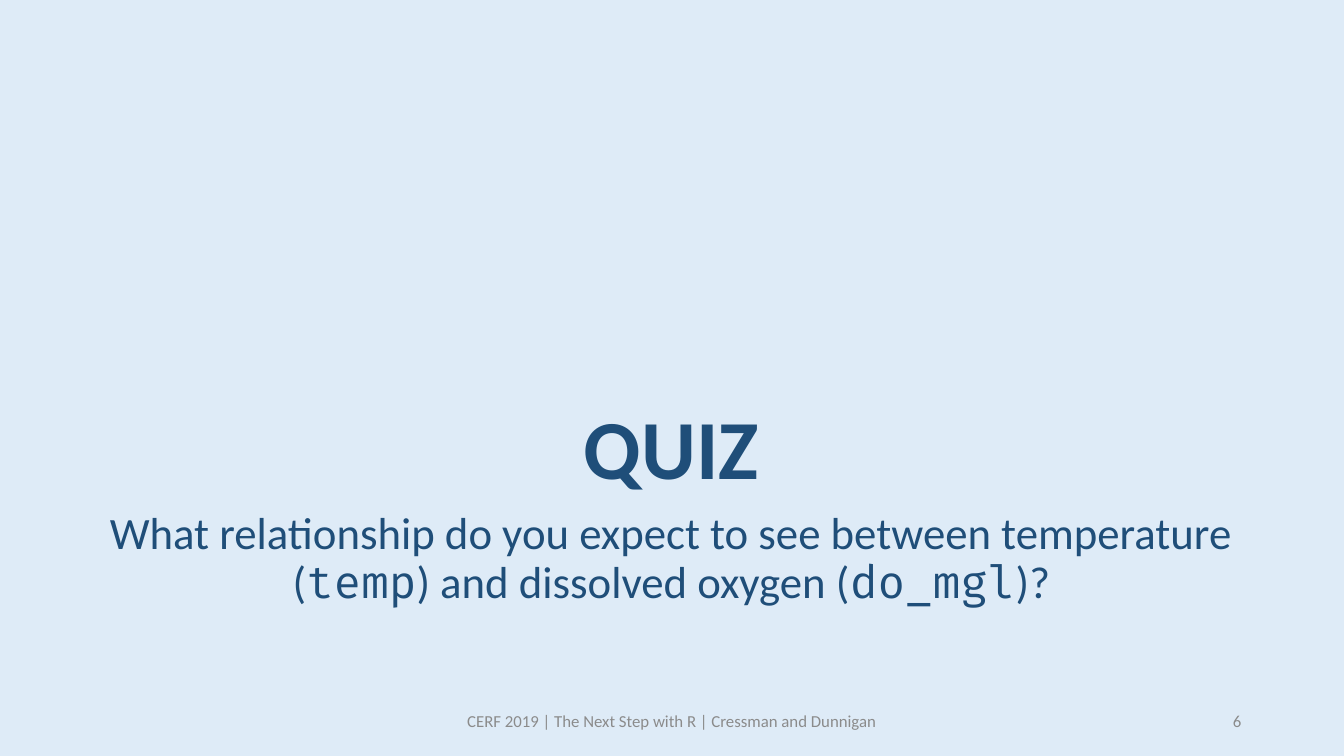
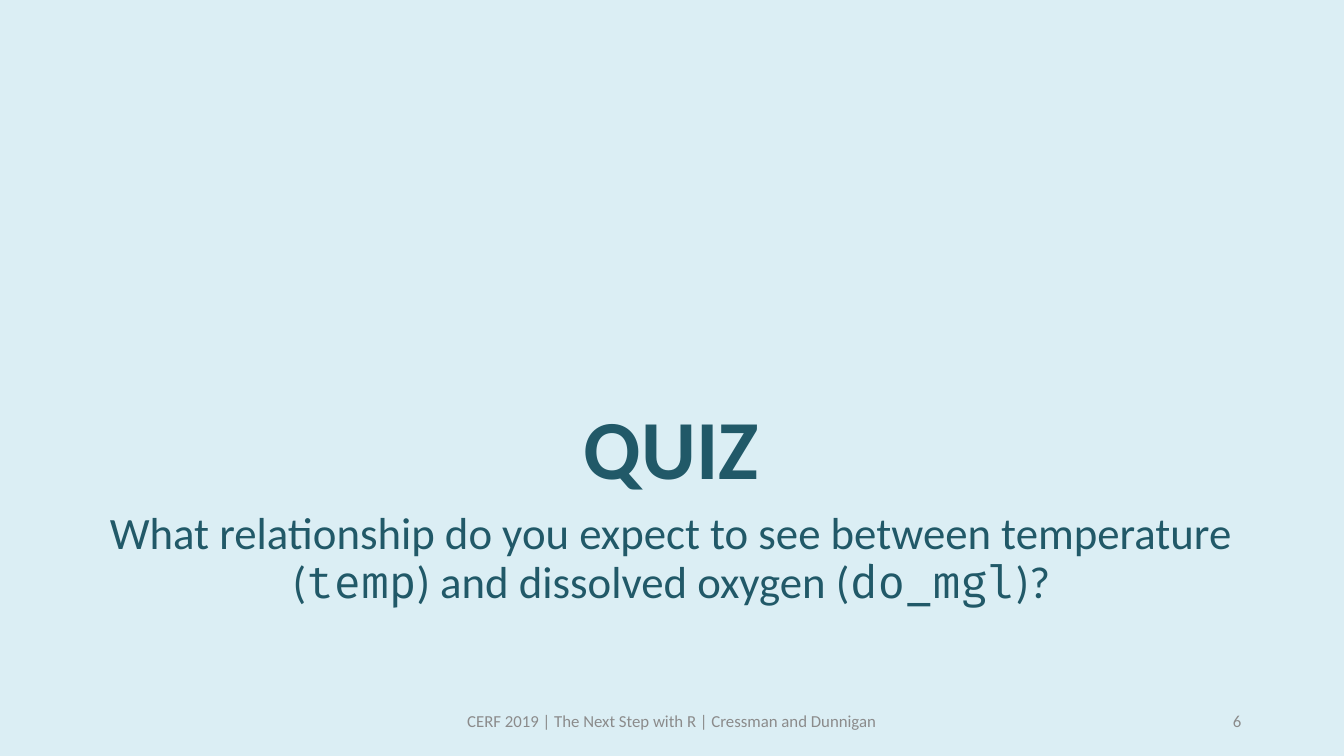
Before and after one commit to swmpkim/2019_CERF, a slide deck: slide 6 of slides/01_Visualize.pptx. Drawn at 1344x756 pixels with LibreOffice and Linux fonts; fonts in the diff are those of the drawing. Boxes give left, top, right and bottom in pixels: in the first picture for what was removed or moved away, otherwise in the second. Text is boxed around its words. In the diff, an @@ line names an element or a change of style, - is before the commit and + after.

```diff
--- a/slides/01_Visualize.pptx
+++ b/slides/01_Visualize.pptx
@@ background #DEEBF7 to #DBEEF4 @@
@@ title "QUIZ" at <box>584,424,759,490</box>: text colour #1F4E79 to #215968 @@
@@ text "What relationship do you expect ..." at <box>110,518,1231,608</box>: text colour #1F4E79 to #215968 @@
```
Also in this commit, not shown: 5 other slides changed, 16 slides added, 1 other file.
